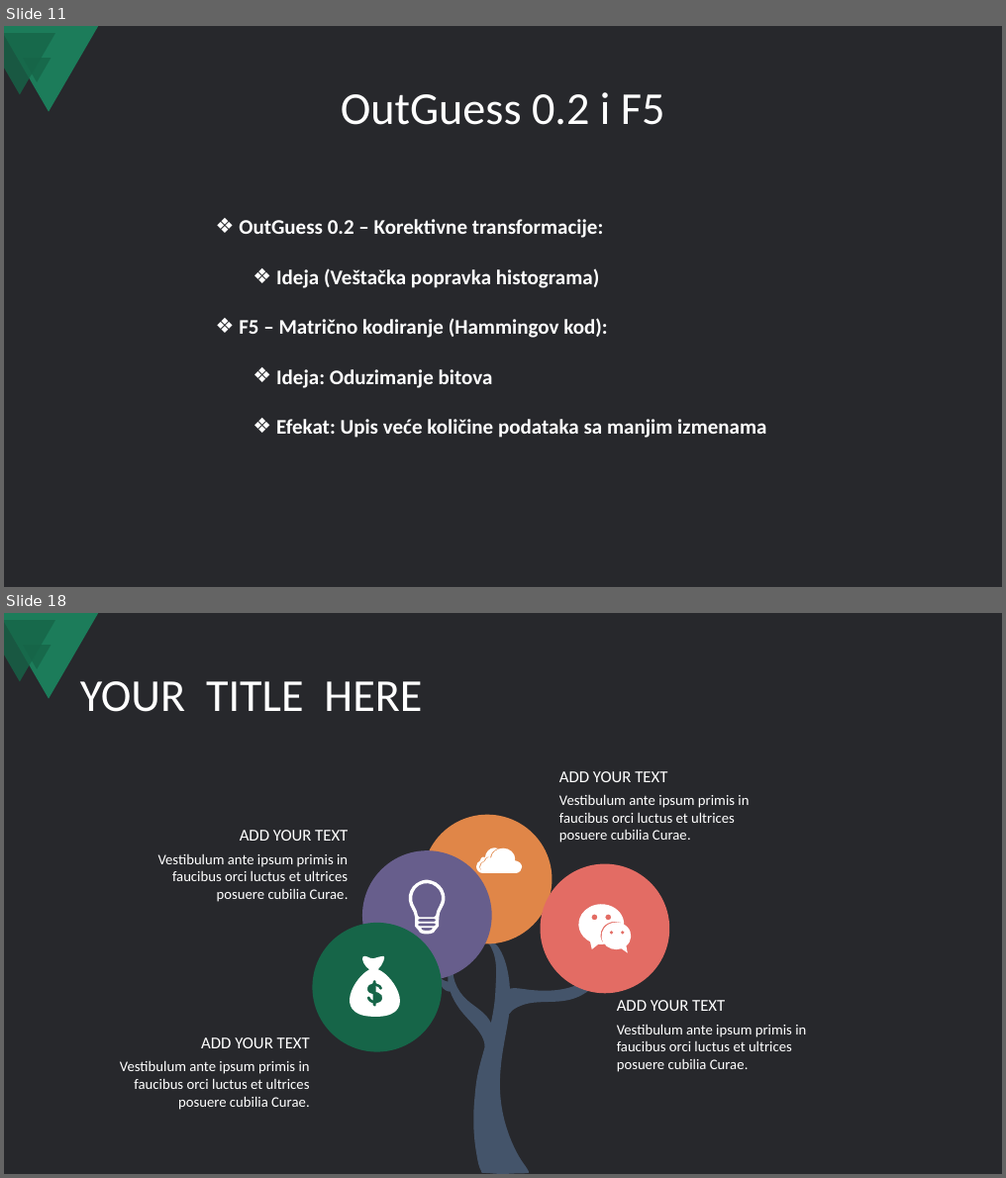
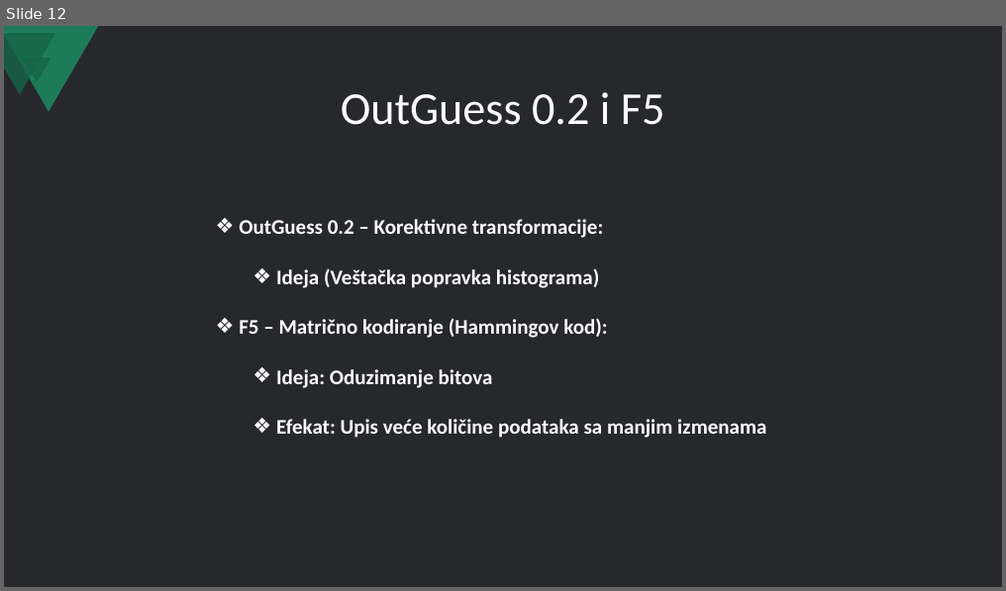
Before and after one commit to nikolasa004/Cybersecurity-Project, a slide deck: Steganography/Steganografija i LSB skrivanje poruka u slikama.pptx. Shown one above the other, each under a label of ours: slides 11 and 18 before the commit, slide 12 after it; the slides between them are not shown. The pictures are 1006x1178 and 1006x591 pixels, drawn with LibreOffice and Linux fonts; fonts in the diff are those of the drawing. Boxes give left, top, right and bottom in pixels: in the first picture for what was removed or moved away, otherwise in the second. Text is boxed around its words. In the diff, an @@ line names an element or a change of style, - is before the commit and + after.

```diff
--- a/Steganography/Steganografija i LSB skrivanje poruka u slikama.pptx
+++ b/Steganography/Steganografija i LSB skrivanje poruka u slikama.pptx
@@ slide 18 removed at (4,613,1002,1174), background #27282C; not listed: 3 template elements that a slide beside it also shows @@
@@ title removed at (80,681,422,712) @@
-YOUR TITLE HERE
@@ text removed at (559,771,667,782) @@
-ADD YOUR TEXT
@@ ellipse removed at (423,814,552,944) @@
@@ text removed at (559,794,748,843) @@
-Vestibulum ante ipsum primis in faucibus orci luctus et ultrices posuere cubilia Curae.
@@ text removed at (240,830,348,841) @@
-ADD YOUR TEXT
@@ freeform shape removed at (476,848,522,873) @@
@@ text removed at (158,855,349,902) @@
-Vestibulum ante ipsum primis in faucibus orci luctus et ultrices posuere cubilia Curae.
@@ ellipse removed at (362,851,492,980) @@
@@ ellipse removed at (540,863,669,993) @@
@@ freeform shape removed at (408,880,446,934) @@
@@ freeform shape removed at (579,904,632,953) @@
@@ ellipse removed at (313,923,442,1053) @@
@@ freeform shape removed at (439,937,605,1174) @@
@@ freeform shape removed at (334,955,421,1020) @@
@@ text removed at (617,1024,806,1072) @@
-Vestibulum ante ipsum primis in faucibus orci luctus et ultrices posuere cubilia Curae.
@@ text removed at (617,1000,725,1011) @@
-ADD YOUR TEXT
@@ text removed at (201,1038,310,1049) @@
-ADD YOUR TEXT
@@ text removed at (120,1060,310,1110) @@
-Vestibulum ante ipsum primis in faucibus orci luctus et ultrices posuere cubilia Curae.
@@ what was slide 11 is now slide 12 @@
```
Also in this commit, not shown: 2 slides changed, 1 slide added, 13 other slides removed.
